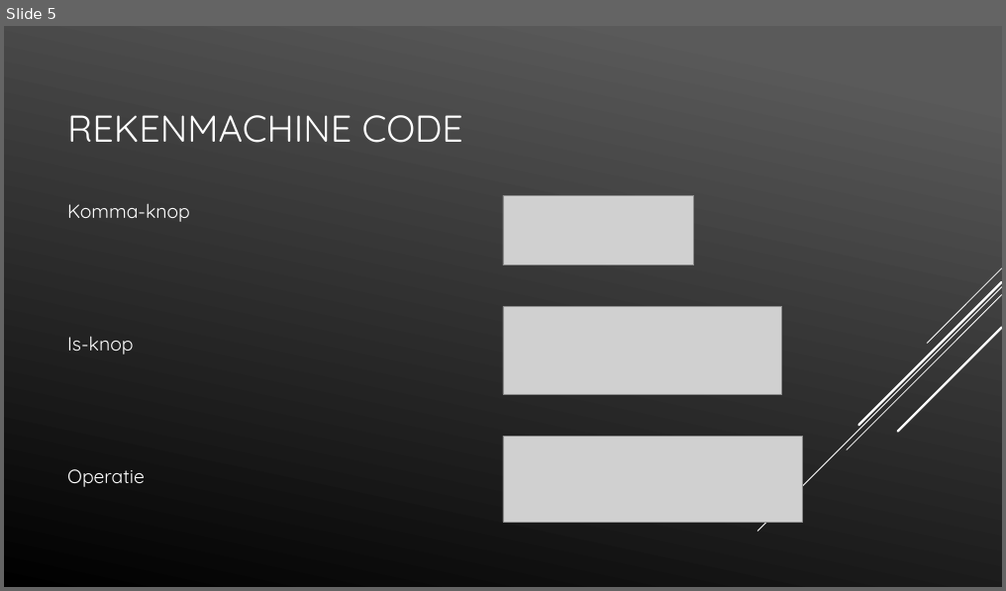
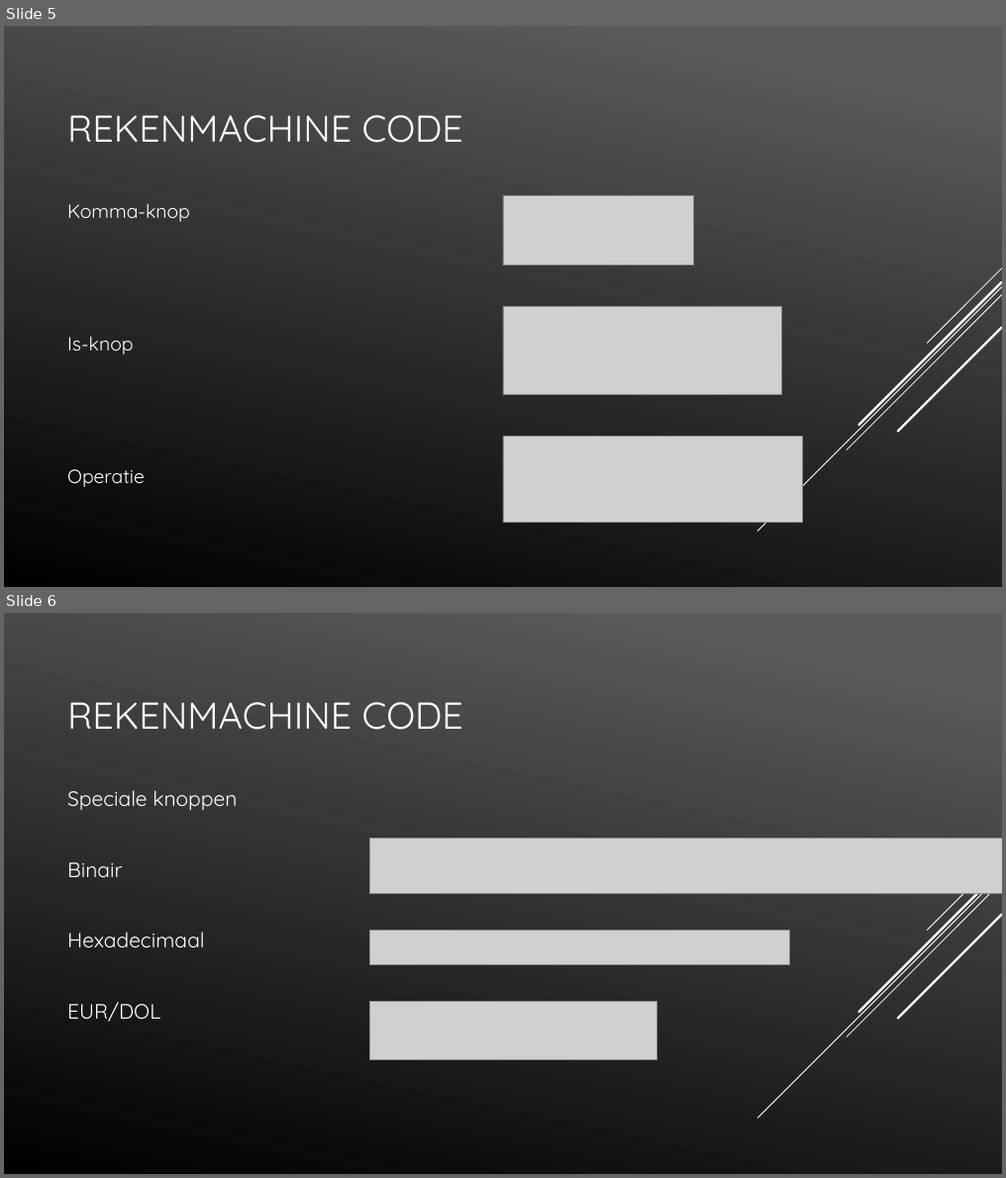
Before and after one commit to LucasHuls/Calc4You-Project-Groep-5, a slide deck: PowerPoint.pptx. Shown one above the other, each under a label of ours: slide 5 before the commit, slides 5 and 6 after it. The pictures are 1006x591 and 1006x1178 pixels, drawn with LibreOffice and Linux fonts; fonts in the diff are those of the drawing; grey boxes stand for pictures. Boxes give left, top, right and bottom in pixels: in the first picture for what was removed or moved away, otherwise in the second. Text is boxed around its words. In the diff, an @@ line names an element or a change of style, - is before the commit and + after.

```diff
--- a/PowerPoint.pptx
+++ b/PowerPoint.pptx
@@ slide 6 added at (4, 613, 1002, 1174), background gradient #5B5B5B to #000000; not listed: 5 template elements that a slide beside it also shows @@
@@ title added at (67, 702, 463, 730), 36 pt, text #FFFFFF @@
+REKENMACHINE CODE
@@ text added at (67, 790, 237, 1022), 20 pt, text #FFFFFF @@
+Speciale knoppen
+Binair
+Hexadecimaal
+EUR/DOL
@@ picture added at (370, 839, 1002, 894) @@
@@ picture added at (370, 931, 790, 965) @@
@@ picture added at (370, 1002, 657, 1059) @@
```
Also in this commit, not shown: 1 other slide added, 4 other files.
